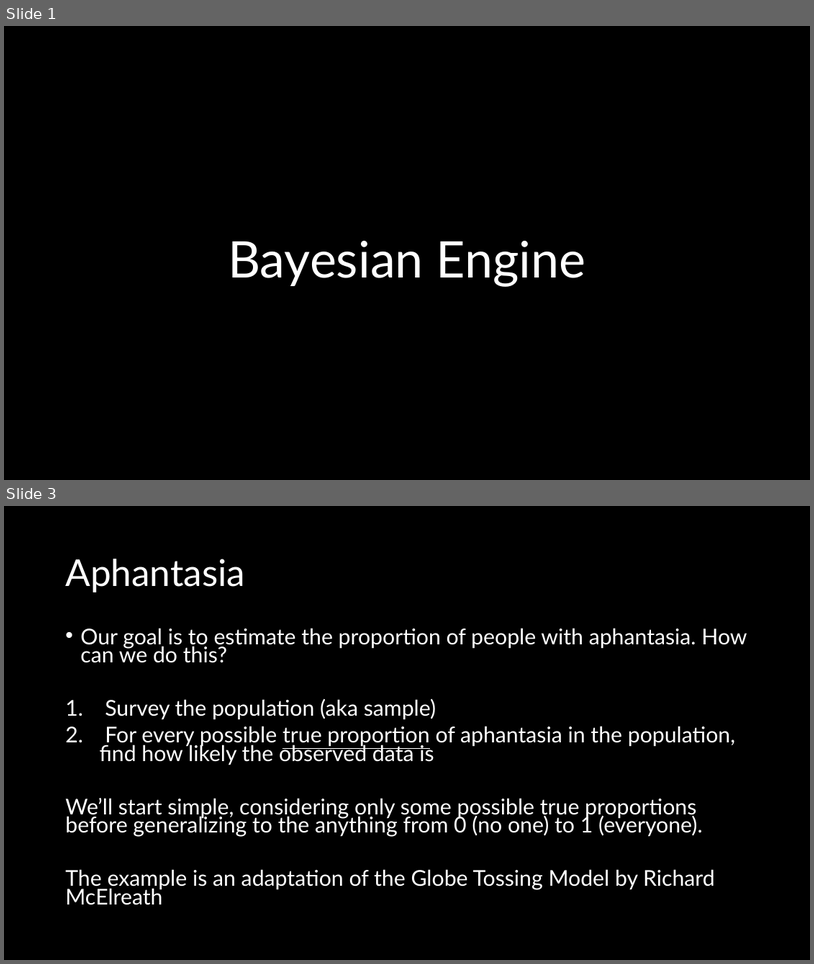
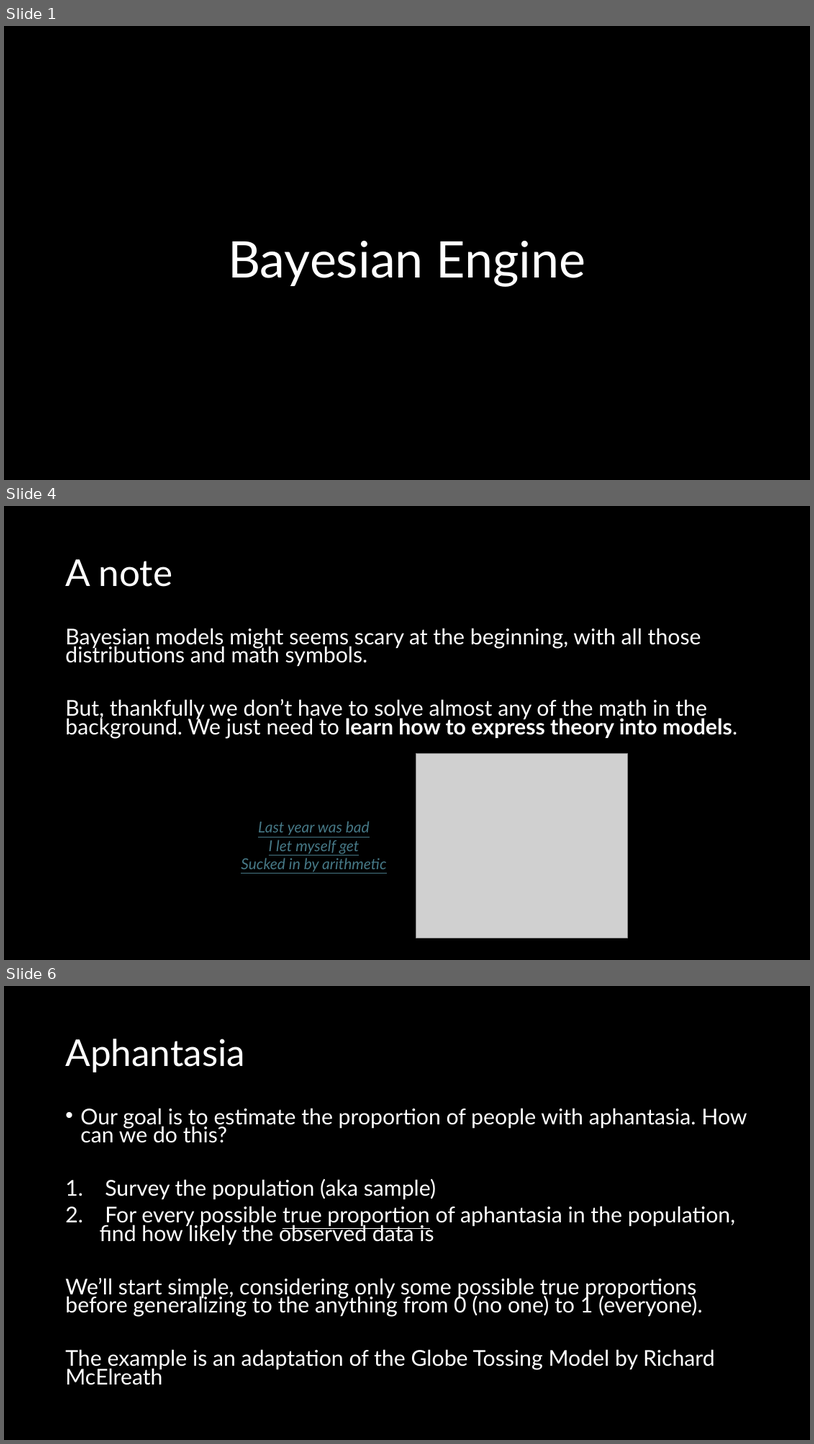
Before and after one commit to d-scanzi/bayesian_lab_meetings, a slide deck: dev/slides/02-bayesian_engines.pptx. Shown one above the other, each under a label of ours: slides 1 and 3 before the commit, slides 1, 4 and 6 after it; the slides between them are not shown. The pictures are 814x964 and 814x1444 pixels, drawn with LibreOffice and Linux fonts; fonts in the diff are those of the drawing; grey boxes stand for pictures. Boxes give left, top, right and bottom in pixels: in the first picture for what was removed or moved away, otherwise in the second. Text is boxed around its words. In the diff, an @@ line names an element or a change of style, - is before the commit and + after.

```diff
--- a/dev/slides/02-bayesian_engines.pptx
+++ b/dev/slides/02-bayesian_engines.pptx
@@ slide 4 added at (4,506,810,960), background #000000 @@
@@ title added at (65,559,173,587), 44 pt, text #FFFFFF @@
+A note
@@ text added at (65,628,738,738), 25.9 pt, text #FFFFFF @@
+Bayesian models might seems scary at the beginning, with all those distributions and math symbols.
+But, thankfully we don’t have to solve almost any of the math in the background. We just need to learn how to express theory into models.
@@ picture added at (416,754,628,938) @@
@@ text added at (241,821,386,872), 18 pt, text #467886, italic, underline @@
+Last year was bad
+I let myself get
+Sucked in by arithmetic
@@ what was slide 3 is now slide 6 @@
```
Also in this commit, not shown: 1 slide changed, 2 other slides added, 1 other file.
